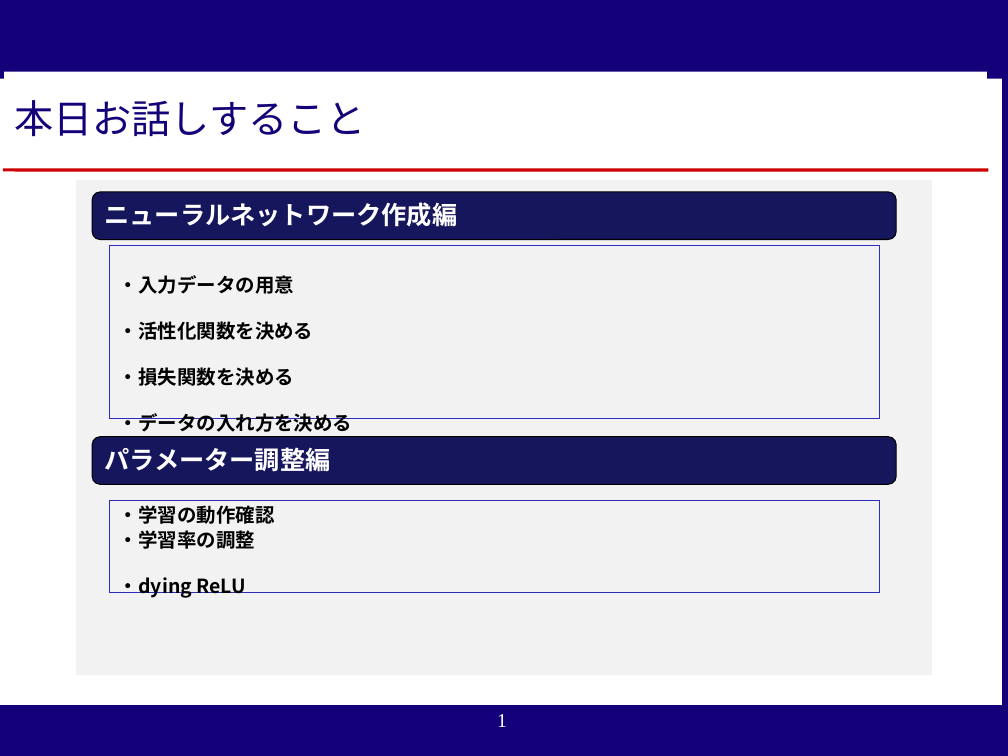
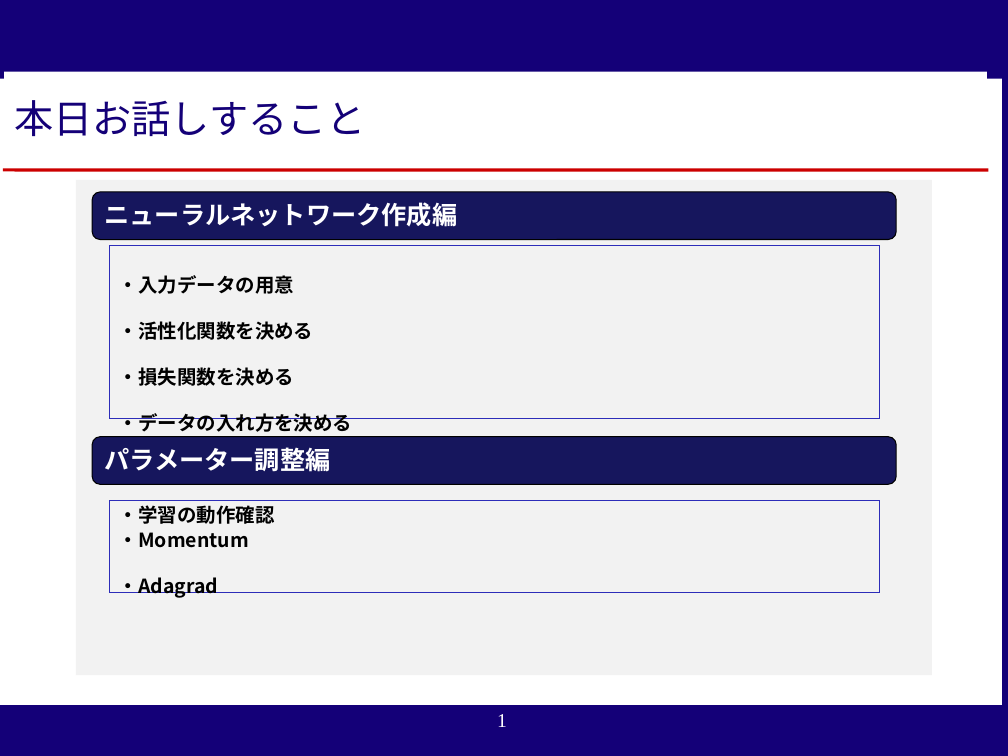
Before and after one commit to reversi-ir/ai-program, a slide deck: slide 1 of reversi-ai/result/オセロAI_技術アカデミー用説明資料.pptx. Drawn at 1008x756 pixels with LibreOffice and Linux fonts; fonts in the diff are those of the drawing; background and template pictures are left out. Boxes give left, top, right and bottom in pixels: in the first picture for what was removed or moved away, otherwise in the second. Text is boxed around its words. In the diff, an @@ line names an element or a change of style, - is before the commit and + after.

```diff
--- a/reversi-ai/result/オセロAI_技術アカデミー用説明資料.pptx
+++ b/reversi-ai/result/オセロAI_技術アカデミー用説明資料.pptx
@@ text in rectangle at [119, 532, 249, 598]: text changed @@
-・学習率の調整
-・dying ReLU
+・Momentum
+・Adagrad
```
Also in this commit, not shown: 1 other slide changed, 5 slides added, 2 slides removed, 6 other files.
